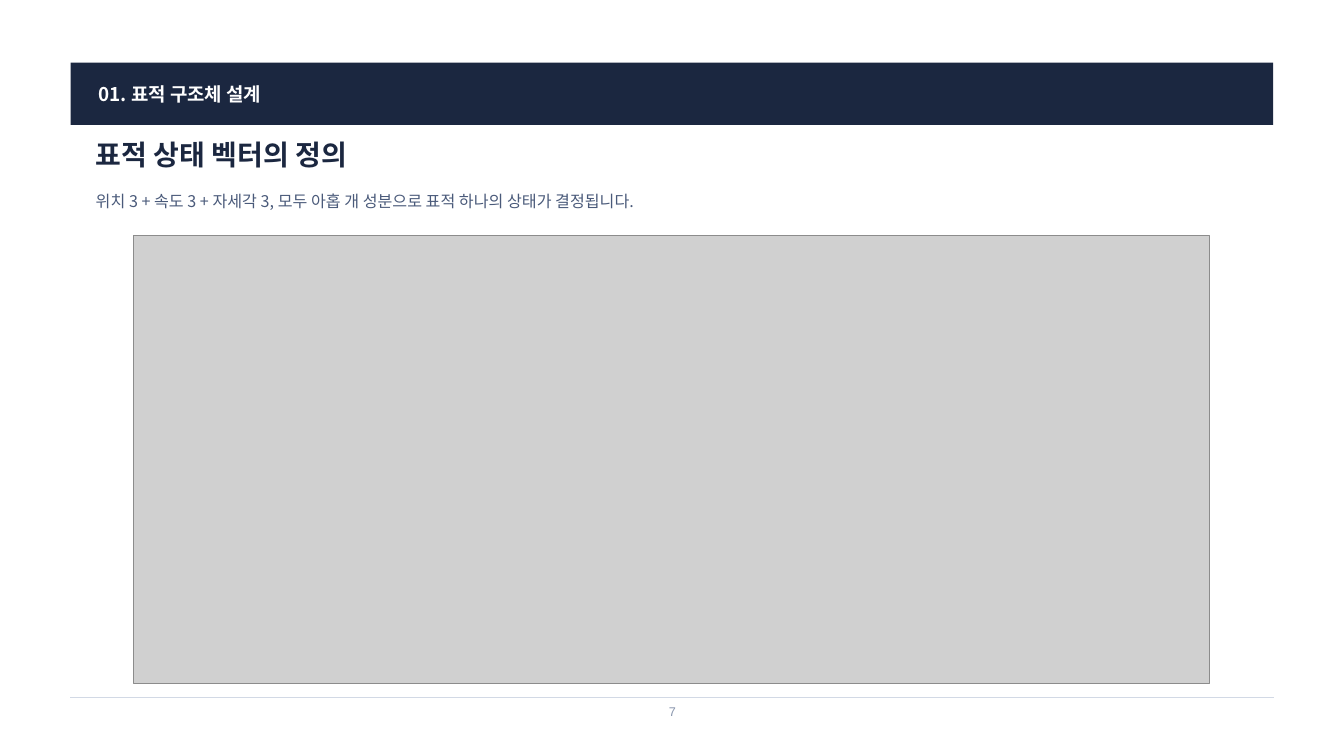
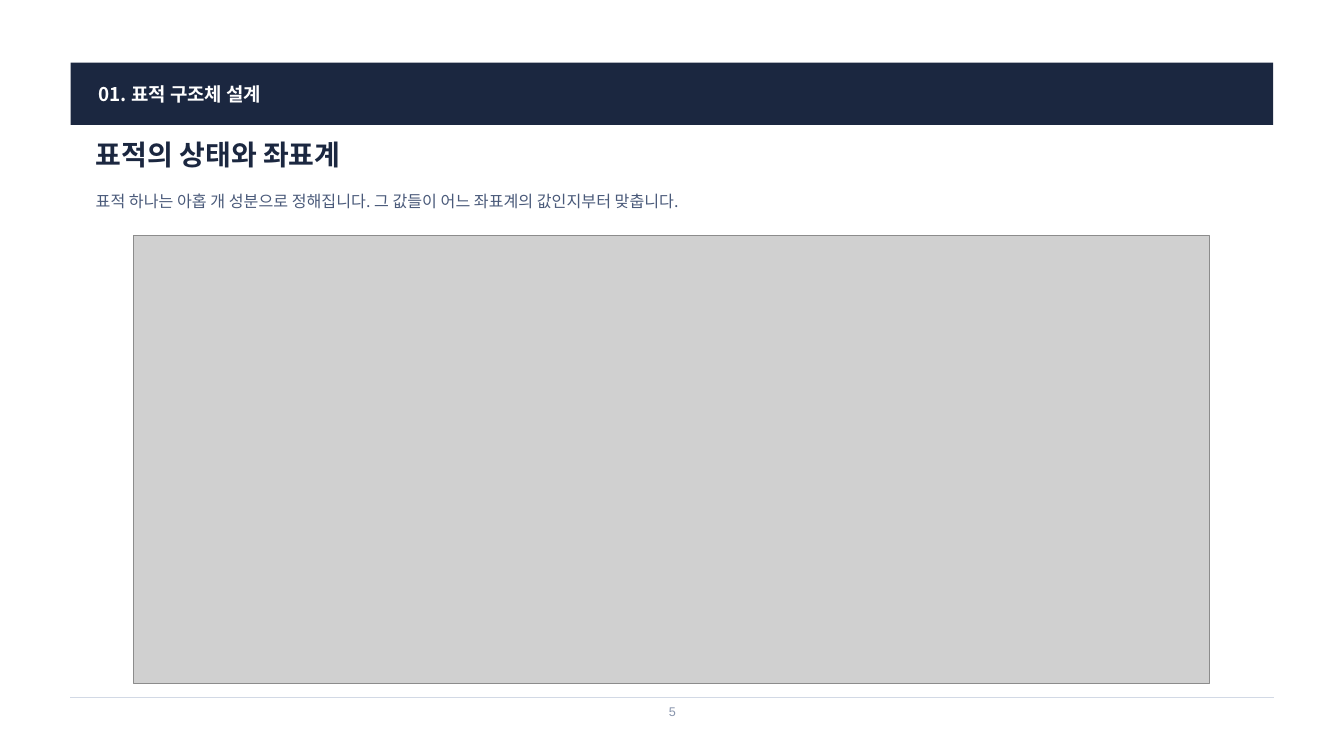
Before and after one commit to harley-hwan/radar-sw-study, a slide deck: slide 5 of Part3_TargetSim/ref/산출물/Chapter3_TargetSim.pptx (slide 7 before the commit). Drawn at 1344x756 pixels with LibreOffice and Linux fonts; fonts in the diff are those of the drawing; grey boxes stand for pictures. Boxes give left, top, right and bottom in pixels: in the first picture for what was removed or moved away, otherwise in the second. Text is boxed around its words. In the diff, an @@ line names an element or a change of style, - is before the commit and + after.

```diff
--- a/Part3_TargetSim/ref/산출물/Chapter3_TargetSim.pptx
+++ b/Part3_TargetSim/ref/산출물/Chapter3_TargetSim.pptx
@@ text at <box>96,141,340,168</box>: text changed @@
-표적 상태 벡터의 정의
+표적의 상태와 좌표계
@@ text at <box>96,193,679,209</box>: text changed @@
-위치 3 + 속도 3 + 자세각 3, 모두 아홉 개 성분으로 표적 하나의 상태가 결정됩니다.
+표적 하나는 아홉 개 성분으로 정해집니다. 그 값들이 어느 좌표계의 값인지부터 맞춥니다.
@@ text at <box>669,707,676,716</box>: text changed @@
-7
+5
```
Also in this commit, not shown: 18 other slides changed, 15 slides removed, 28 other files.
